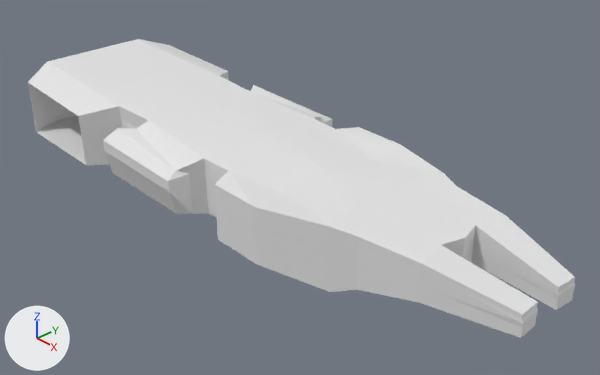
The Blender file branches/ships/ship_two/ship_battle_cruiser.blend, before and after one commit.
Before and after are seen from a camera (50 mm lens) standing at (15.27, -12.45, 10.01) and looking at (1.14, 0.49, -0.24). Arrows for +X, +Y and +Z are at lower left; the lights stay in place.
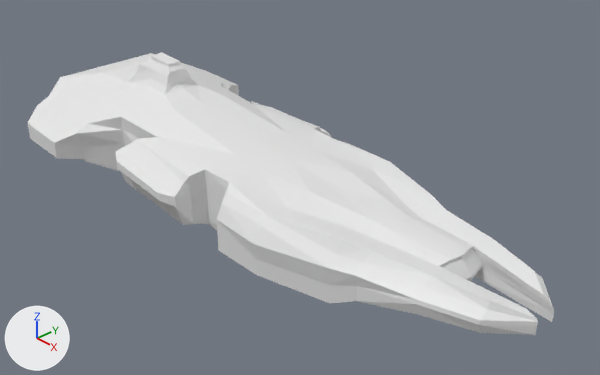
Where the change shows, as pixel boxes [x1, y1, x2, y2] in the pictures (600 x 375 px):
'Cube', reshaped, moved: before [28, 39, 575, 338]; after [27, 52, 554, 335]

The change, as a diff of the scene's bpy script:
```diff
--- a/branches/ships/ship_two/ship_battle_cruiser.blend.py
+++ b/branches/ships/ship_two/ship_battle_cruiser.blend.py
@@ me_cube_001 @@
 # used by ob_cube; location = (0.0, 0.0, 0.3)
-me_cube_001.from_pydata(...)  # 126 vertices, 105 faces, 3 loose edges; spans x -8.1..8.8, y -2.8..0.0, z -1.0..1.0
+me_cube_001.from_pydata(...)  # 223 vertices, 202 faces; spans x -7.4..8.8, y -3.3..0.0, z -1.7..2.1
+# me_cube_001 part 1
+# 2 vertices are removed from x -8.1..-3.7, y 0.0, z 0.9..1.0
+# 35 faces are deleted
+# 3 loose edges are deleted
+# 5 vertices in x 2.8..6.8, y -2.4..-1.4, z 0.0..0.1 move by (0.0, -0.1, 0.0)
+# 4 vertices in x 4.4..6.7, y -0.9..0.0, z 0.7..0.8 move by (0.0, 0.0, -0.3)
+# 4 vertices in x -8.1, y -1.6..0.0, z 0.0..0.5 move by (1.1, 0.0, 0.0)
+# 3 vertices in x -2.4..6.7, y -1.7..0.0, z 0.0..0.8 move by (0.3, 0.0, 0.0)
+# 3 vertices in x 8.8, y -0.4, z -0.2..0.1 move by (0.0, 0.1, 0.0)
+# 56 vertices move from x -8.1..8.8, y -2.8..0.0, z -1.0..1.0 to x -7.3..8.5, y -3.3..0.0, z -1.7..1.2
+# 99 vertices are added at x -7.4..8.8, y -3.3..0.0, z -1.6..2.1
+# 132 new faces join them
@@ ob_cube @@
 ob_cube = bpy.data.objects.new('Cube', me_cube_001)
-ob_cube.location = (0.0, 0.0, 0.3)
+ob_cube.location = (0.0, 0.0, 0.0)
 _m = ob_cube.modifiers.new('Mirror', 'MIRROR')
```
